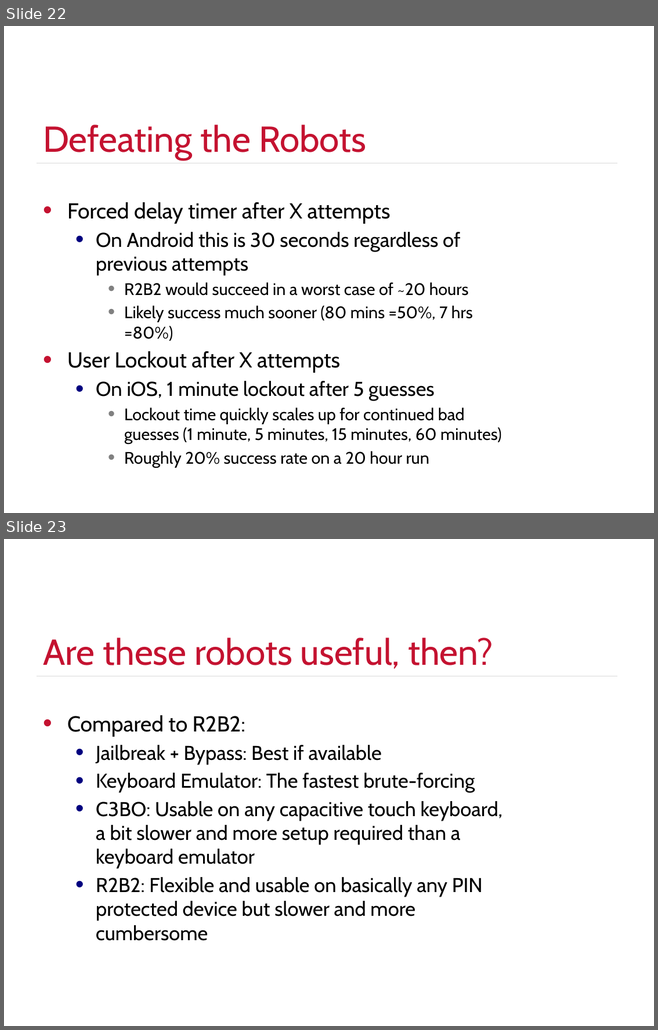
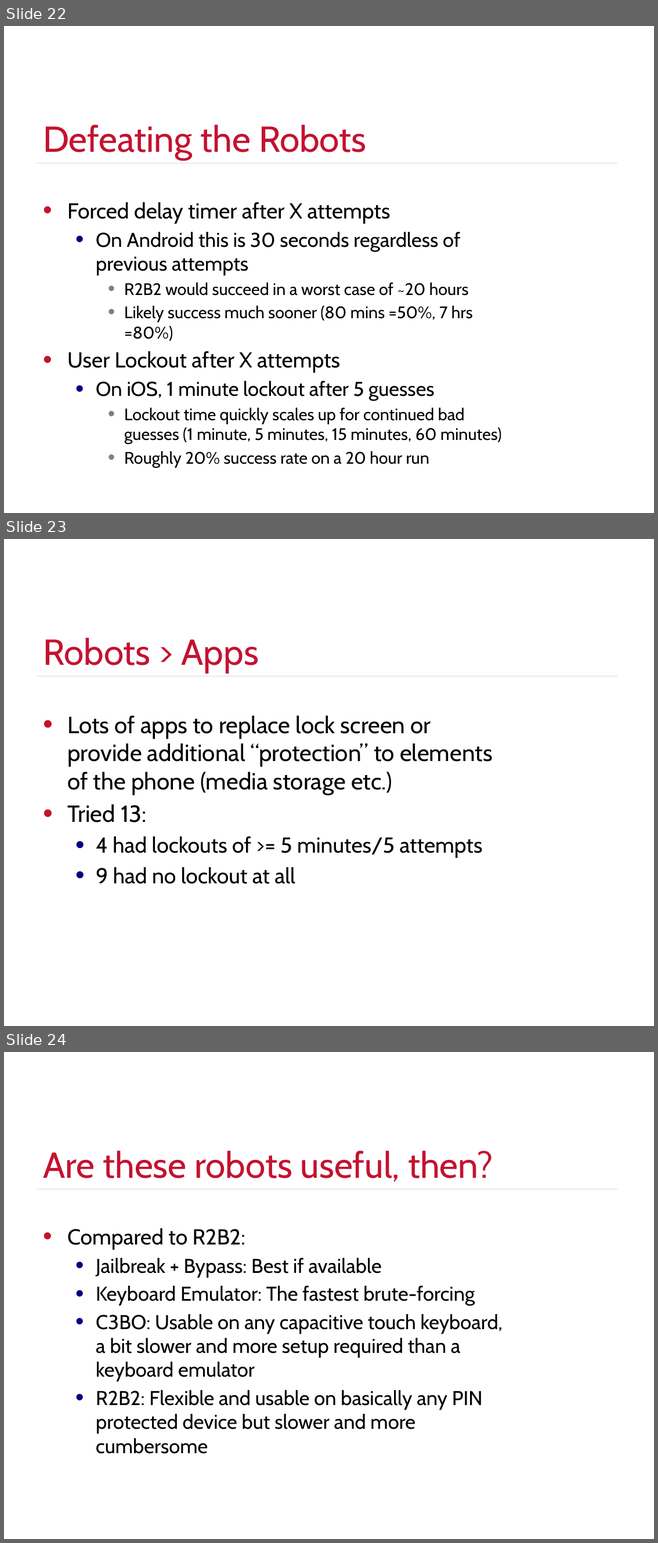
Before and after one commit to justinengler/BruteController, a slide deck: Automated PIN Cracking.pptx. Shown one above the other, each under a label of ours: slides 22 and 23 before the commit, slides 22, 23 and 24 after it. The pictures are 658x1030 and 658x1543 pixels, drawn with LibreOffice and Linux fonts; fonts in the diff are those of the drawing; background and template pictures are left out. Boxes give left, top, right and bottom in pixels: in the first picture for what was removed or moved away, otherwise in the second. Text is boxed around its words. In the diff, an @@ line names an element or a change of style, - is before the commit and + after.

```diff
--- a/Automated PIN Cracking.pptx
+++ b/Automated PIN Cracking.pptx
@@ slide 23 added at (4,539,654,1026), background #FFFFFF; not listed: 1 template element that a slide beside it also shows @@
@@ title added at (43,638,259,673), 40 pt, text #C41230 @@
+Robots > Apps
@@ text added at (67,715,492,884), 26 pt, text #000000 @@
+• Lots of apps to replace lock screen or provide additional “protection” to elements of the phone (media storage etc.)
+• Tried 13:
+  • 4 had lockouts of >= 5 minutes/5 attempts
+  • 9 had no lockout at all
@@ what was slide 23 is now slide 24 @@
```
Also in this commit, not shown: 2 slides changed, 1 other file.
